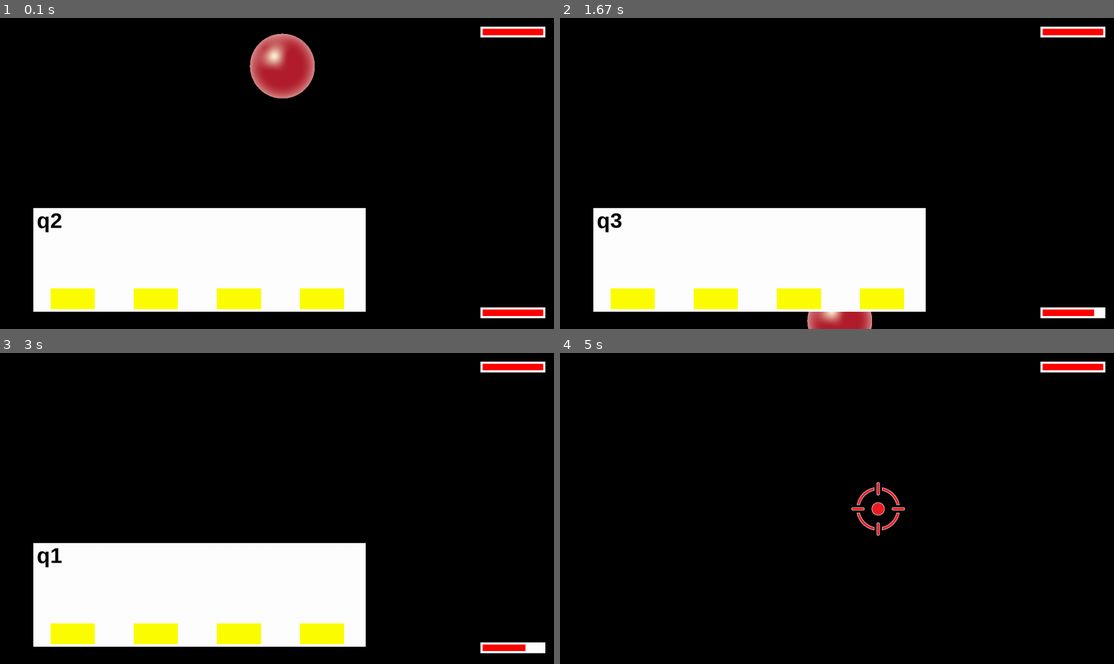
Above: before the commit, frames 1-4 (two rows, left to right).
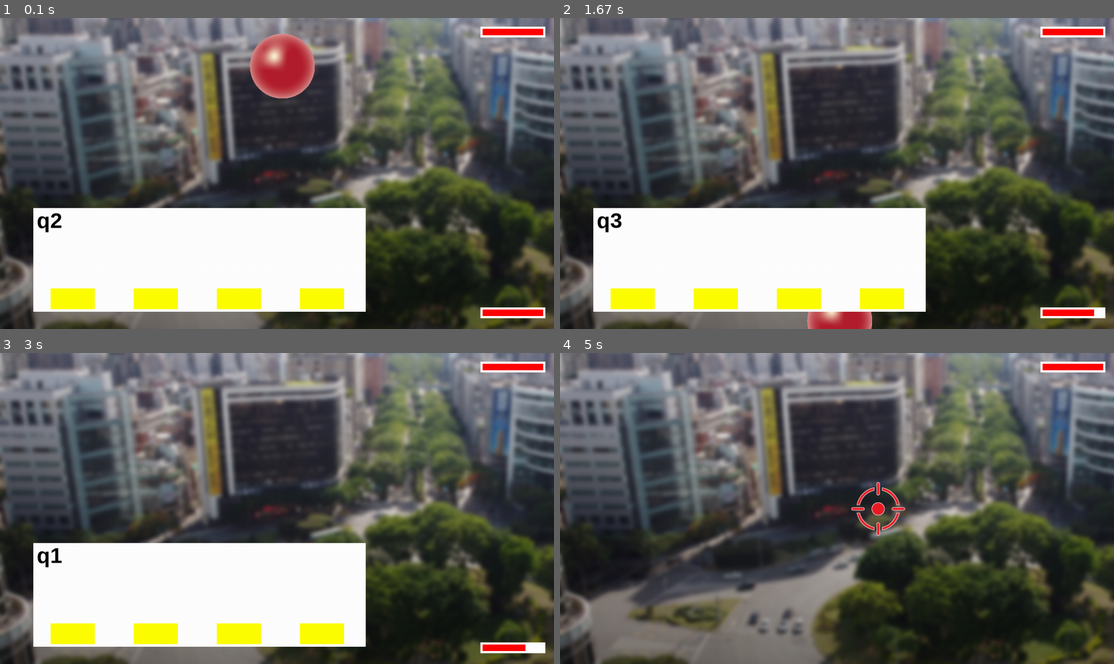
Above: after the commit, the same moments.

Repository: hsiang086/crc-static-exhibition
Game: pygame game, started from main/third_scene.py
The game is run twice, just before and just after one commit, with the same random seed, the same clock (stepped at 60 frames per second) and the same inputs.
Inputs (mouse positions are in pixels of both pictures, inside the frame that each line leads up to):
- Up to frame 1 (0.1 s): no input
- Up to frame 2 (1.67 s): hold M 0.33-0.8 s; click (632, 297) at 0.88 s; hold M 1.17-1.63 s
- Up to frame 3 (3 s): tap M at 1.67 s; click (72, 632) at 2.55 s
- Up to frame 4 (5 s): click (715, 632) at 4.38 s; hold Right from 4.67 s (still down); move the mouse to (1030, 393) at 4.7 s

The runs differ from the first frame. In frame 1, 74% of the frame differs, in the area x 0-100%, y 0-100%; in frame 2, 75%; in frame 3, 76%; in frame 4, 95%.

Commit message:
background image

Diff:
--- a/main/third_scene.py
+++ b/main/third_scene.py
@@ -30,6 +30,7 @@
 
     global q
     global q_listinit
+    global background_init
 
 
     RES = WIDTH, HEIGHT = 1280, 720
@@ -40,6 +41,10 @@
     pygame.init()
     pygame.display.set_caption("third")
     screen = pygame.display.set_mode(RES)
+
+    bg_image = pygame.image.load("images/third_scene_images/bg.png").convert()
+    def background_init():
+        screen.blit(bg_image,(0,0))
     clock = pygame.time.Clock()
     text_size = 50
     font = pygame.font.SysFont('Arial', text_size, bold=True)
@@ -450,6 +455,8 @@
 #         self.rect = self.image.get_rect()
 #         self.rect.centerx = WIDTH - 50
 #         self.rect.centery = HEIGHT - 50
+
+
 init()
 
 while True:
@@ -459,14 +466,16 @@
     for event in events:
         if event.type == pygame.QUIT:
             os._exit(True)
-    screen.fill("black")
+
+    background_init()
+
     if not shooting:
         question_scene.draw(screen)
         ques = Question(q, 50)
         ques.display()
         question_scene.update()
     else:
-        screen.fill("black")
+        background_init()
         shooting_scene.draw(screen)
         shooting_scene.update()
 
